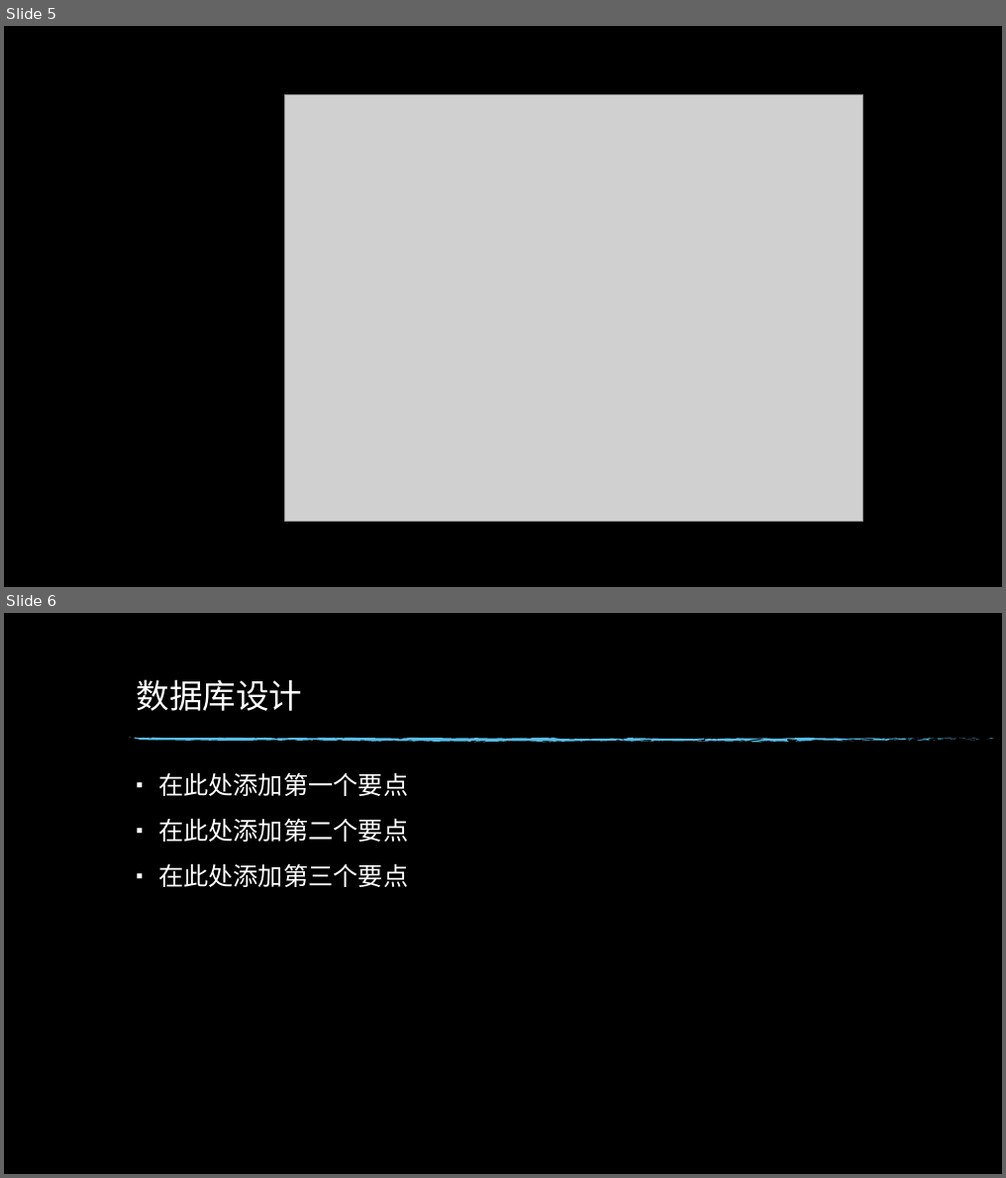
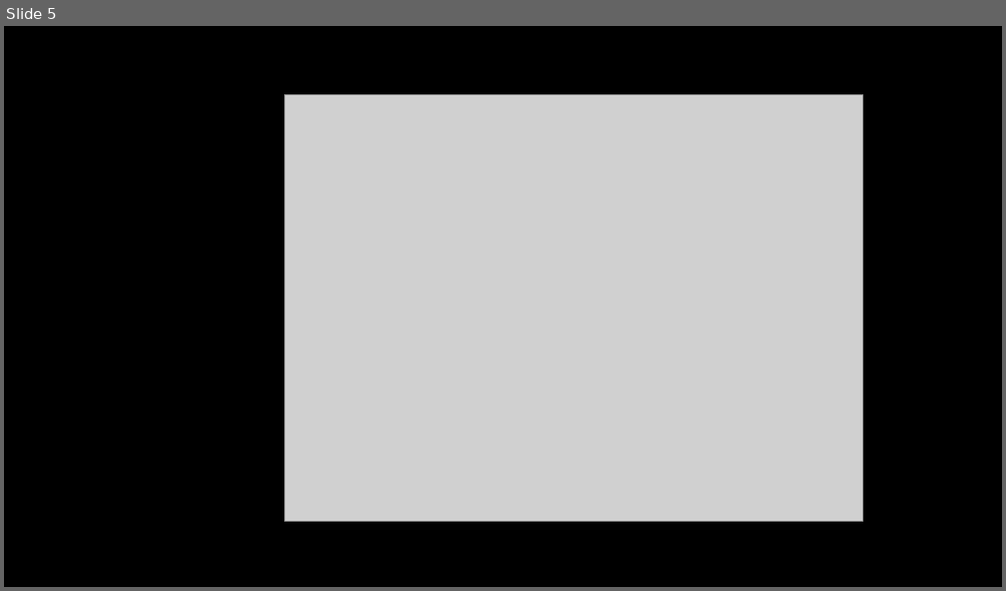
Before and after one commit to mycraftmw/db-course, a slide deck: 展示ppt.pptx. Shown one above the other, each under a label of ours: slides 5 and 6 before the commit, slide 5 after it. The pictures are 1006x1178 and 1006x591 pixels, drawn with LibreOffice and Linux fonts; fonts in the diff are those of the drawing; grey boxes stand for pictures; background and template pictures are left out. Boxes give left, top, right and bottom in pixels: in the first picture for what was removed or moved away, otherwise in the second. Text is boxed around its words. In the diff, an @@ line names an element or a change of style, - is before the commit and + after.

```diff
--- a/展示ppt.pptx
+++ b/展示ppt.pptx
@@ slide 6 removed at (4, 613, 1002, 1174), background picture (left out) @@
@@ title removed at (136, 679, 302, 711) @@
-数据库设计
@@ group removed at (129, 738, 994, 743): 74 freeform shapes @@
@@ text removed at (158, 772, 408, 887) @@
-▪ 在此处添加第一个要点
-▪ 在此处添加第二个要点
-▪ 在此处添加第三个要点
```
Also in this commit, not shown: 1 slide changed, 4 slides added, 1 other file.
